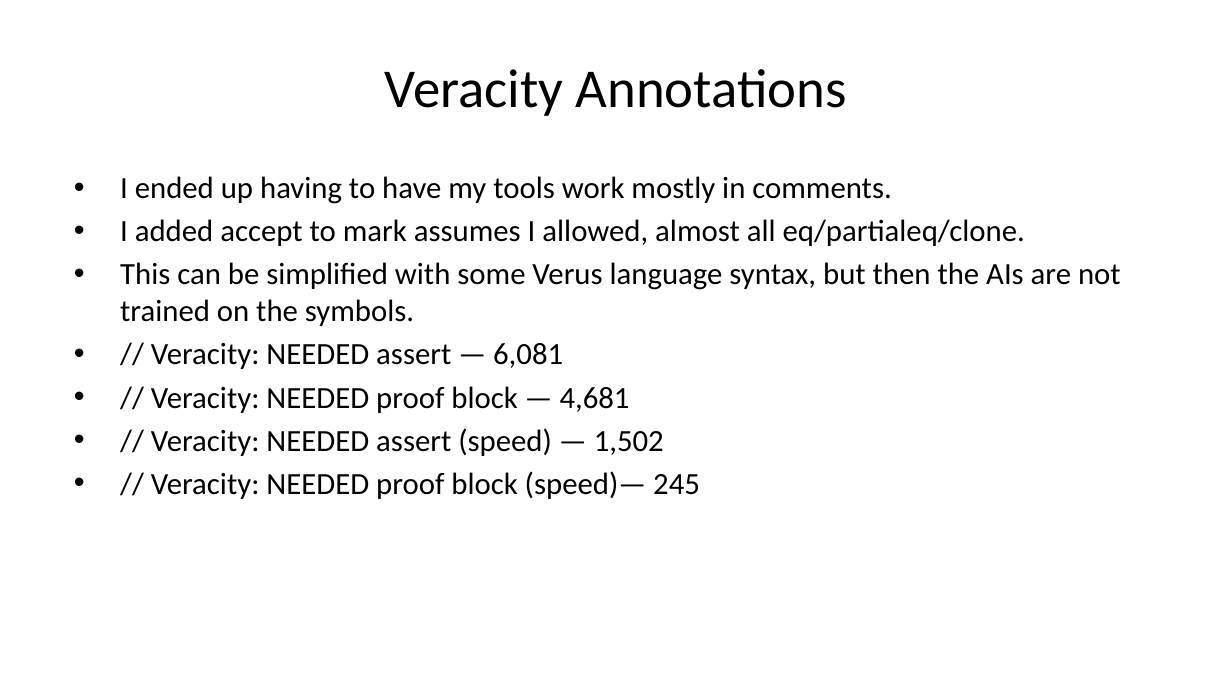
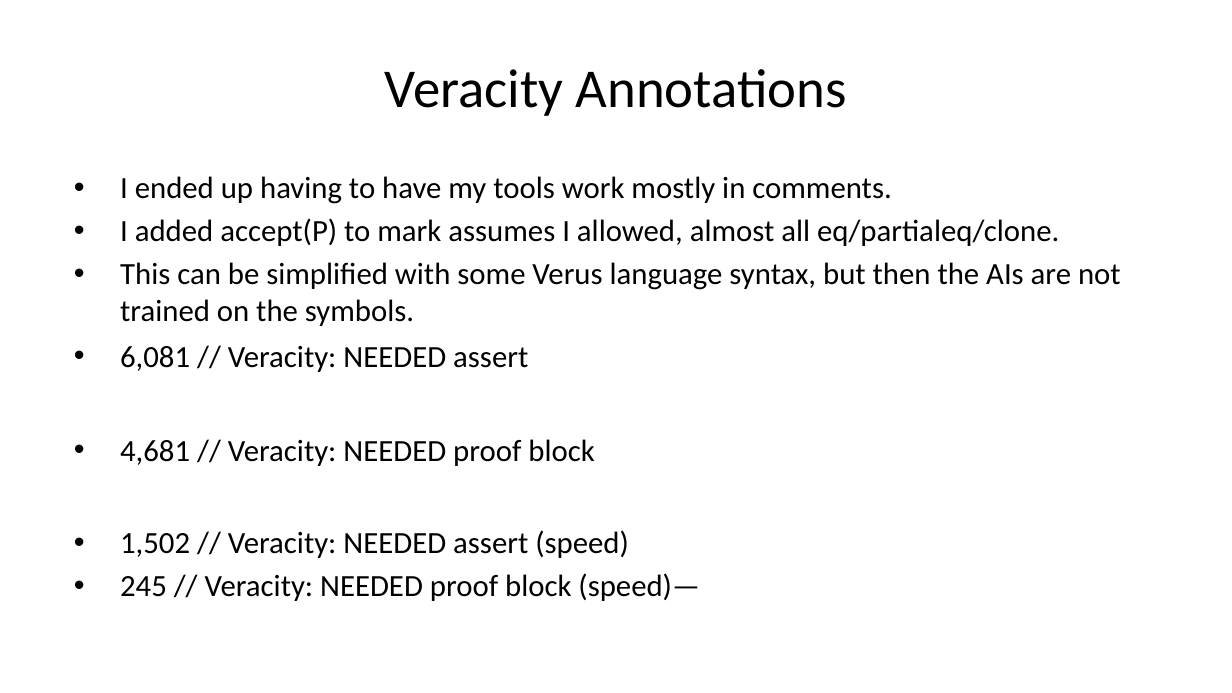
Before and after one commit to briangmilnes/APAS-VERUS, a slide deck: slide 46 of lectures/slidesMSR.pptx. Drawn at 1232x693 pixels with LibreOffice and Linux fonts; fonts in the diff are those of the drawing. Boxes give left, top, right and bottom in pixels: in the first picture for what was removed or moved away, otherwise in the second. Text is boxed around its words. In the diff, an @@ line names an element or a change of style, - is before the commit and + after.

```diff
--- a/lectures/slidesMSR.pptx
+++ b/lectures/slidesMSR.pptx
@@ text at (x1=120, y1=218, x2=1059, y2=246): text changed @@
-• I added accept to mark assumes I allowed, almost all eq/partialeq/clone.
+• I added accept(P) to mark assumes I allowed, almost all eq/partialeq/clone.
@@ text at (x1=120, y1=346, x2=700, y2=601): text changed @@
-• // Veracity: NEEDED assert — 6,081
-• // Veracity: NEEDED proof block — 4,681
-• // Veracity: NEEDED assert (speed) — 1,502
-• // Veracity: NEEDED proof block (speed)— 245
+• 6,081 // Veracity: NEEDED assert
+• 4,681 // Veracity: NEEDED proof block
+• 1,502 // Veracity: NEEDED assert (speed)
+• 245 // Veracity: NEEDED proof block (speed)—
```
Also in this commit, not shown: 11 other slides changed, 1 other file.
